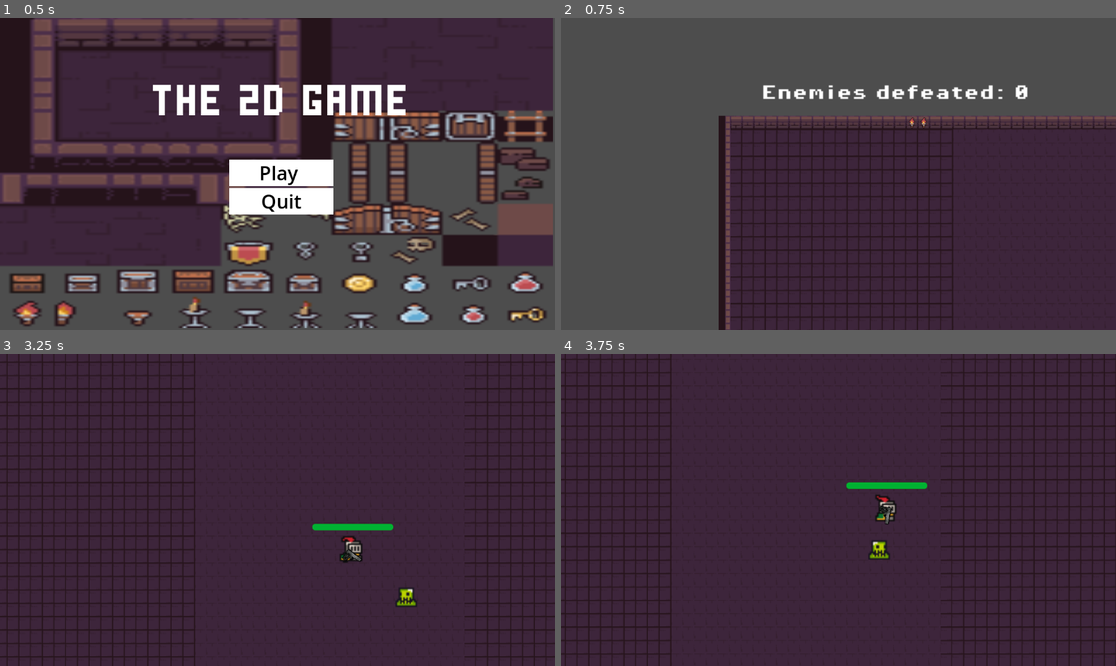
Above: before the commit, frames 1-4 (two rows, left to right).
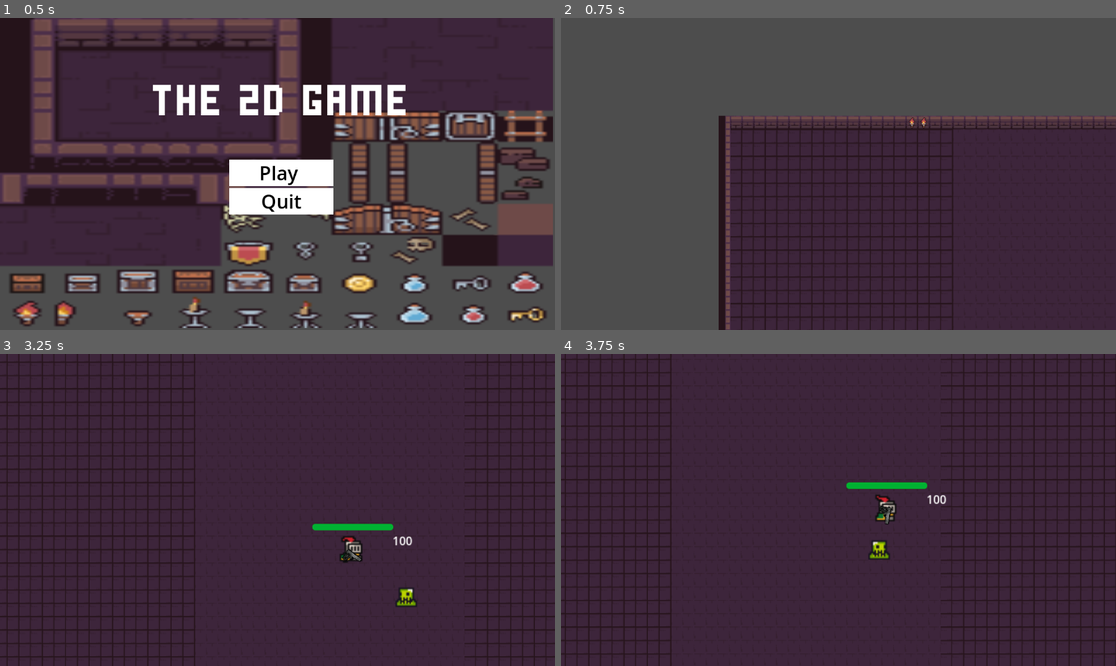
Above: after the commit, the same moments.

Repository: VergilDsanji66/The2DGame
Game: Godot game, scene res://Scenes/MainMenu.tscn
Same seed, same stepped clock (60 frames per second), same inputs: the game is played once before the commit and once after it.
Inputs (mouse positions are in pixels of both pictures, inside the frame that each line leads up to):
- Up to frame 1 (0.5 s): no input
- Up to frame 2 (0.75 s): click "Play" at 0.5 s
- Up to frame 3 (3.25 s): tap Enter (ui_accept) at 1.25, 1.52, 2.27 s; move the mouse to (399, 494) at 1.27 s; hold Right (ui_right) 1.28-2.03 s; hold F 1.28-2.03 s; click (399, 494) at 1.42 s; move the mouse to (166, 525) at 2.02 s; hold Down (ui_down) 2.03-2.78 s; tap Q at 2.1 s; move the mouse to (333, 441) at 2.77 s; hold Right (ui_right) from 2.78 s (still down); tap Space at 2.85 s
- Up to frame 4 (3.75 s): move the mouse to (810, 572) at 3.52 s; release Right (ui_right) at 3.53 s; hold Up (ui_up) from 3.53 s (still down); tap F at 3.6 s; click (810, 572) at 3.67 s

Frame 1 is identical in both runs. In frame 2, 1.0% of the frame differs, in the area x 36-85%, y 21-27%; in frame 3, less than 0.1%; in frame 4, less than 0.1%.

Commit message:
Score Counter

Diff:
--- /dev/null
+++ b/Global.gd
@@ -0,0 +1,3 @@
+extends Node
+
+var Score = 0
--- a/Scenes/Stage 1/game.gd
+++ b/Scenes/Stage 1/game.gd
@@ -14,3 +14,14 @@
 func _on_player_health_depleted() -> void:
 	%GameOver.visible = true
 	get_tree().paused = true
+
+
+func _on_restart_pressed() -> void:
+	$GameOver.visible = false
+	get_tree().paused = false  # Unpause the game
+	get_tree().reload_current_scene()
+
+func _on_quit_pressed() -> void:
+	$GameOver.visible = false
+	get_tree().paused = false  # Unpause the game
+	get_tree().change_scene_to_file("res://scenes/MainMenu.tscn")
--- a/Scenes/Stage 1/game.tscn
+++ b/Scenes/Stage 1/game.tscn
@@ -1,10 +1,9 @@
-[gd_scene load_steps=15 format=4 uid="uid://crg5d7is6vim4"]
-
-[ext_resource type="Script" path="res://scripts/game_manager.gd" id="1_0pa1b"]
+[gd_scene load_steps=14 format=4 uid="uid://crg5d7is6vim4"]
+
 [ext_resource type="Script" path="res://scenes/Stage 1/game.gd" id="1_0rmgn"]
 [ext_resource type="Texture2D" uid="uid://dg3ytfitip123" path="res://Assets/character and tileset/demonstration.png" id="1_0557w"]
-[ext_resource type="FontFile" uid="uid://cl1kyccdwnp7o" path="res://brackeys_platformer_assets/fonts/PixelOperator8-Bold.ttf" id="2_k1kyu"]
 [ext_resource type="PackedScene" uid="uid://mdtudgdcs0n" path="res://scripts/player/player.tscn" id="2_l6aqr"]
+[ext_resource type="Script" path="res://scenes/Stage 1/score.gd" id="4_vup1i"]
 [ext_resource type="Script" path="res://addons/phantom_camera/scripts/phantom_camera_host/phantom_camera_host.gd" id="6_cux4h"]
 [ext_resource type="Script" path="res://addons/phantom_camera/scripts/phantom_camera/phantom_camera_2d.gd" id="7_wybb2"]
 [ext_resource type="Script" path="res://addons/phantom_camera/scripts/resources/tween_resource.gd" id="8_c53dq"]
@@ -240,20 +239,6 @@
 scale = Vector2(0.75, 0.75)
 script = ExtResource("1_0rmgn")
 
-[node name="GameManager" type="Node" parent="."]
-unique_name_in_owner = true
-script = ExtResource("1_0pa1b")
-
-[node name="ScoreLabel" type="Label" parent="GameManager"]
-offset_left = 4.0
-offset_top = -39.0
-offset_right = 338.0
-offset_bottom = -4.0
-theme_override_fonts/font = ExtResource("2_k1kyu")
-text = "Enemies defeated: 0"
-horizontal_alignment = 1
-autowrap_mode = 2
-
 [node name="TileMap" type="TileMapLayer" parent="."]
 light_mask = 0
 position = Vector2(1150.67, 509.333)
@@ -264,6 +249,18 @@
 [node name="Player" parent="." instance=ExtResource("2_l6aqr")]
 position = Vector2(894.667, 424)
 platform_on_leave = 0
+
+[node name="Score_Counter" type="Node2D" parent="Player"]
+position = Vector2(31.9997, -5.33332)
+
+[node name="Score" type="Label" parent="Player/Score_Counter"]
+offset_left = 22.6667
+offset_top = -13.3333
+offset_right = 131.667
+offset_bottom = 9.66667
+size_flags_horizontal = 4
+text = "0"
+script = ExtResource("4_vup1i")
 
 [node name="Path2D" type="Path2D" parent="Player"]
 position = Vector2(-894.667, -424)
@@ -350,6 +347,7 @@
 color = Color(0, 0, 0, 0.419608)
 
 [node name="Label" type="Label" parent="GameOver/ColorRect"]
+visible = false
 layout_mode = 1
 anchors_preset = 8
 anchor_left = 0.5
@@ -365,5 +363,43 @@
 theme_override_font_sizes/font_size = 156
 text = "Game Over"
 
+[node name="Score" type="Label" parent="GameOver/ColorRect"]
+layout_mode = 0
+offset_left = 622.0
+offset_top = 104.0
+offset_right = 731.0
+offset_bottom = 180.0
+size_flags_horizontal = 4
+theme_override_font_sizes/font_size = 55
+text = "0"
+script = ExtResource("4_vup1i")
+
+[node name="Score_label" type="Label" parent="GameOver/ColorRect"]
+layout_mode = 0
+offset_left = 376.0
+offset_top = 104.0
+offset_right = 536.0
+offset_bottom = 173.0
+theme_override_font_sizes/font_size = 50
+text = "Score: "
+
+[node name="Restart" type="Button" parent="GameOver/ColorRect"]
+layout_mode = 0
+offset_left = 778.0
+offset_top = 414.0
+offset_right = 1096.0
+offset_bottom = 502.0
+text = "Restart"
+
+[node name="Quit" type="Button" parent="GameOver/ColorRect"]
+layout_mode = 0
+offset_left = 384.0
+offset_top = 419.0
+offset_right = 702.0
+offset_bottom = 507.0
+text = "Quit"
+
 [connection signal="health_depleted" from="Player" to="." method="_on_player_health_depleted"]
 [connection signal="timeout" from="Timer" to="." method="_on_timer_timeout"]
+[connection signal="pressed" from="GameOver/ColorRect/Restart" to="." method="_on_restart_pressed"]
+[connection signal="pressed" from="GameOver/ColorRect/Quit" to="." method="_on_quit_pressed"]
--- /dev/null
+++ b/Scenes/Stage 1/score.gd
@@ -0,0 +1,4 @@
+extends Label
+
+func _process(delta: float) -> void:
+	self.text = str(Global.Score)
--- a/Scenes/pause_menu.gd
+++ /dev/null
@@ -1,7 +0,0 @@
-extends Control
-
-
-#@onready var game =$pause
-#
-#func _on_resume_pressed():
-	#game.puseMenu()
--- a/project.godot
+++ b/project.godot
@@ -19,6 +19,7 @@
 
 AudioStreamPlayer2d="*res://Scenes/Stage 1/audio_stream_player_2d.tscn"
 PhantomCameraManager="*res://addons/phantom_camera/scripts/managers/phantom_camera_manager.gd"
+Global="*res://Global.gd"
 
 [editor_plugins]
 
--- a/scripts/mobs/mobs.gd
+++ b/scripts/mobs/mobs.gd
@@ -1,6 +1,5 @@
 extends CharacterBody2D
 
-@onready var game_manager: Node = %GameManager
 @onready var animation_player: AnimationPlayer = $AnimationPlayer
 @onready var gun_shot: AudioStreamPlayer2D = $GunShot
 
@@ -20,6 +19,7 @@
 	gun_shot.play()
 	health -= 1
 	if health == 0:
+		Global.Score += 100
 		queue_free()
 	else:
 		$AnimatedSprite2D.play("hurt")
